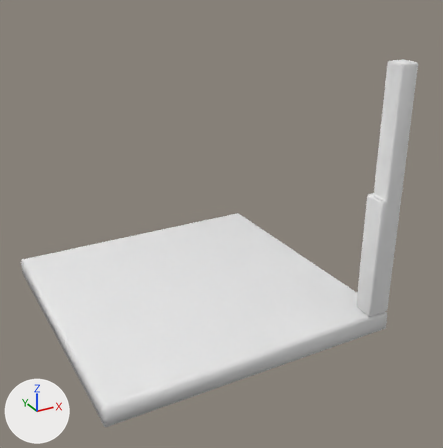
Before and after pictures for a commit that changed the FBX model src/environment/rooms/models/wall-angle-2.fbx.
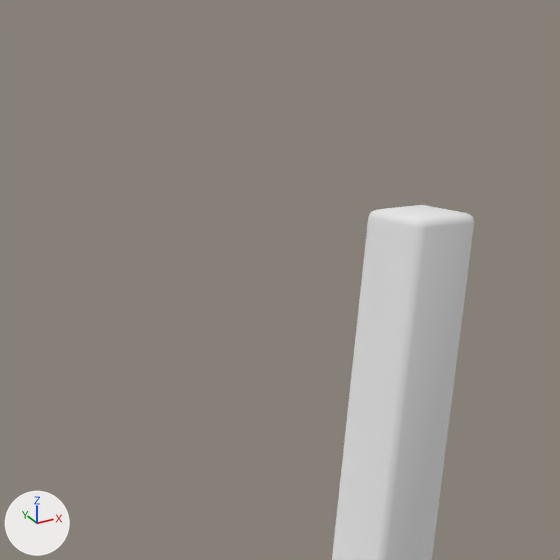
Each version appears first whole from a 50 mm lens placed at (-3.83, -22.74, 11.0), pointed at (5.37, -6.03, 2.65), and next in a close-up on the part from 63% to 100% of the width and 0% to 36% of the height. Arrows for +X, +Y and +Z are at lower left; the lights stay in place. The first two pictures are the older version. Where no turn or scale is listed for an object, it has been applied to the vertices. Vertices at exactly the same position are counted once.

Names of what the first close-up shows: 'wall-angle-2'.
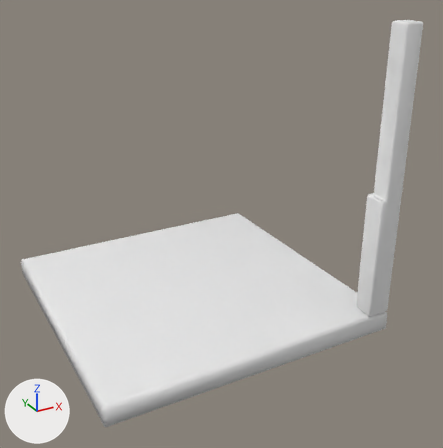
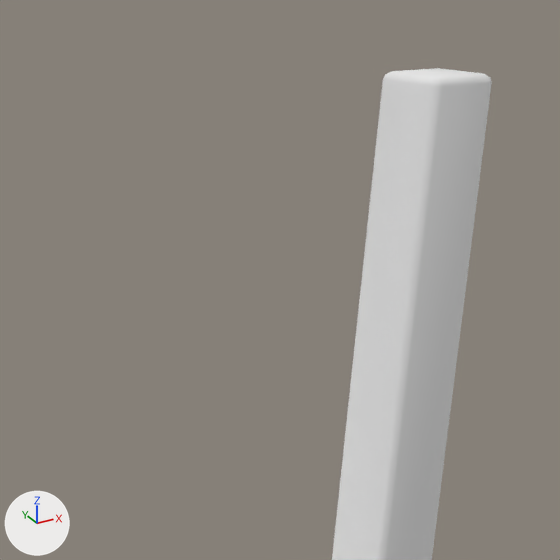
Pixel boxes [x1, y1, x2, y2] of what changed, in the close-ups (560 x 560 px):
'wall-angle-2', reshaped
    before: [332, 205, 474, 560]
    after: [332, 68, 492, 560]

The edits, one by one:
me_cube_013 is used by ob_wall_angle_2; location (4.69, -4.83, -0.24).
me_cube_013 had 123 vertices, 118 faces and spanned x -5.0..5.0, y -5.0..5.0, z -0.46..8.45.
me_cube_013 now has 123 vertices, 118 faces and spans x -5.0..5.0, y -5.0..5.0, z -0.46..9.55.
me_cube_013 part 1: all 28 vertices in x 4.36..5.0, y -5.0..-4.36, z 8.38..8.45 are moved by (0.0, 0.0, 1.09).
